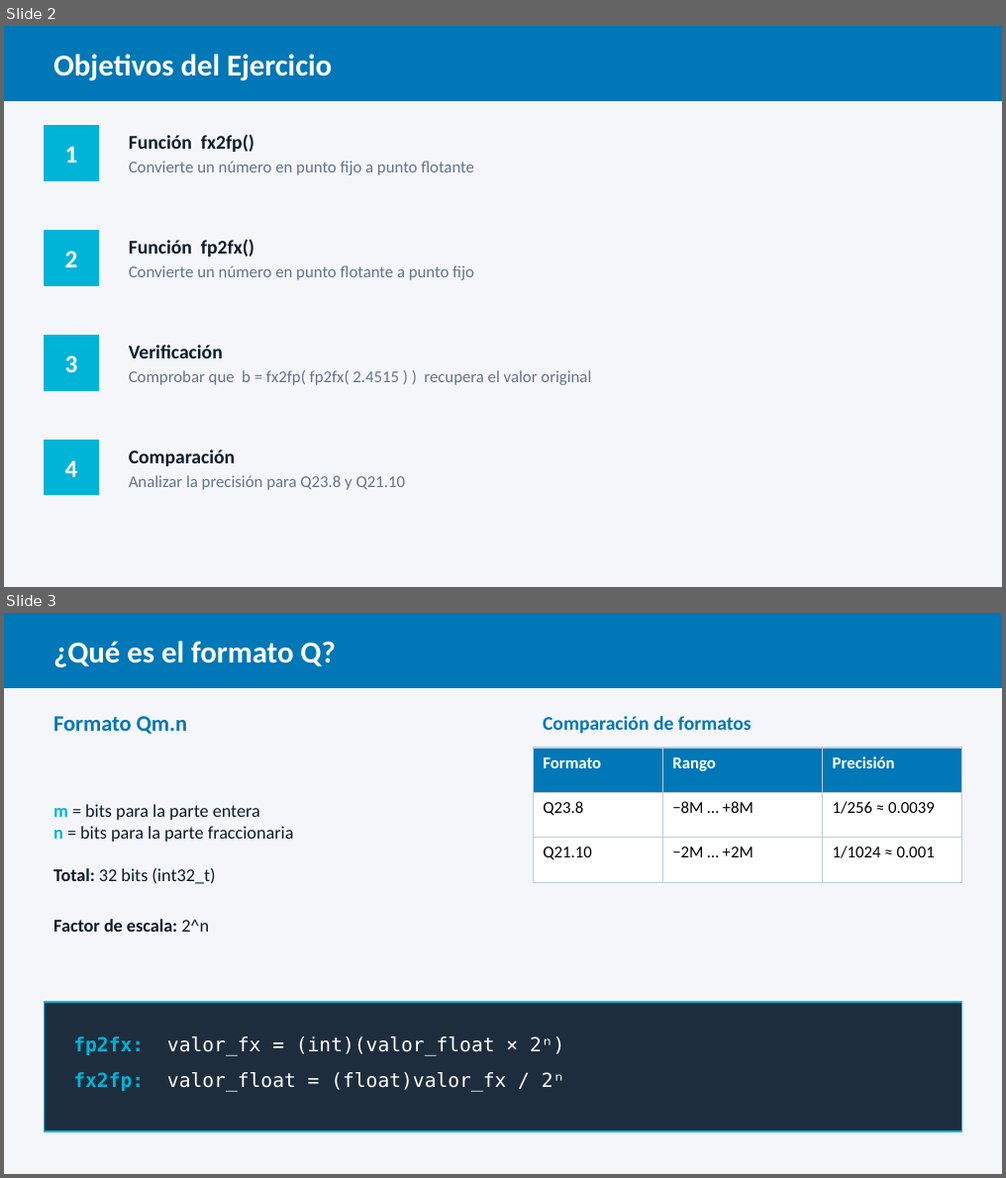
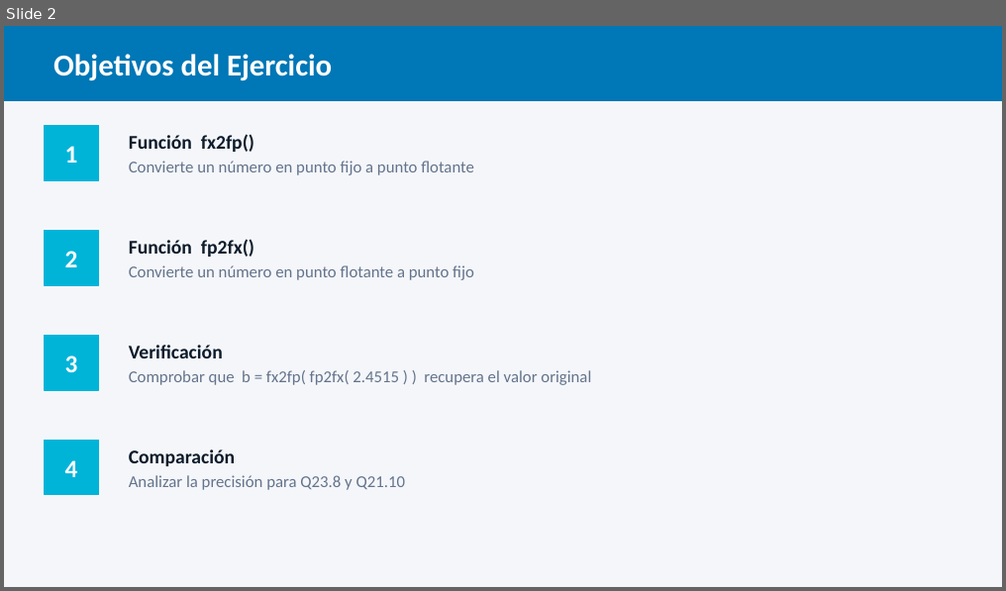
Before and after one commit to Juan-Stella/Control-y-Sistemas, a slide deck: Tp2/Ejercicio2_PuntoFijo.pptx. Shown one above the other, each under a label of ours: slides 2 and 3 before the commit, slide 2 after it. The pictures are 1006x1178 and 1006x591 pixels, drawn with LibreOffice and Linux fonts; fonts in the diff are those of the drawing. Boxes give left, top, right and bottom in pixels: in the first picture for what was removed or moved away, otherwise in the second. Text is boxed around its words. In the diff, an @@ line names an element or a change of style, - is before the commit and + after.

```diff
--- a/Tp2/Ejercicio2_PuntoFijo.pptx
+++ b/Tp2/Ejercicio2_PuntoFijo.pptx
@@ slide 3 removed at (4, 613, 1002, 1174), background #F4F6FA @@
@@ rectangle removed at (4, 613, 1002, 688) @@
@@ text removed at (54, 641, 335, 667) @@
-¿Qué es el formato Q?
@@ text removed at (54, 716, 187, 734) @@
-Formato Qm.n
@@ text removed at (543, 716, 751, 733) @@
-Comparación de formatos
@@ table removed at (533, 748, 962, 882), 3 rows, 3 columns @@
-Formato | Rango | Precisión
-Q23.8 | −8M … +8M | 1/256 ≈ 0.0039
-Q21.10 | −2M … +2M | 1/1024 ≈ 0.001
@@ text removed at (54, 804, 294, 932) @@
-m = bits para la parte entera
-n = bits para la parte fraccionaria
-Total: 32 bits (int32_t)
-Factor de escala: 2^n
@@ rectangle removed at (44, 1002, 962, 1132) @@
@@ text removed at (73, 1037, 565, 1092) @@
-fp2fx: valor_fx = (int)(valor_float × 2ⁿ)
-fx2fp: valor_float = (float)valor_fx / 2ⁿ
```
Also in this commit, not shown: 3 slides changed, 1 other slide removed, 22 other files.
